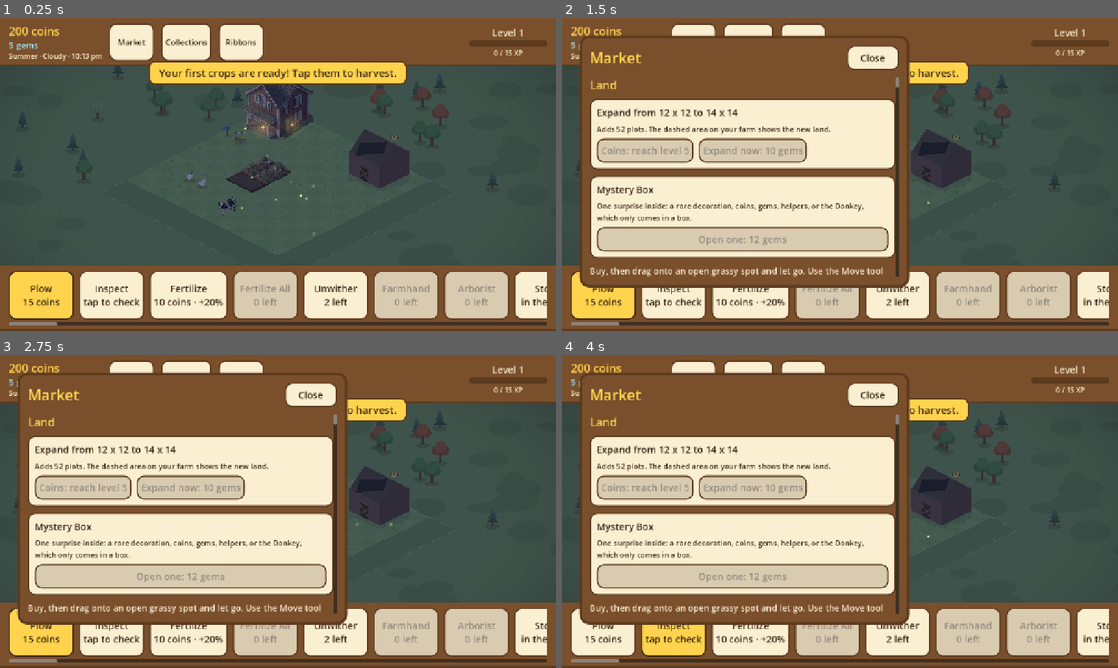
Above: before the commit, frames 1-4 (two rows, left to right).
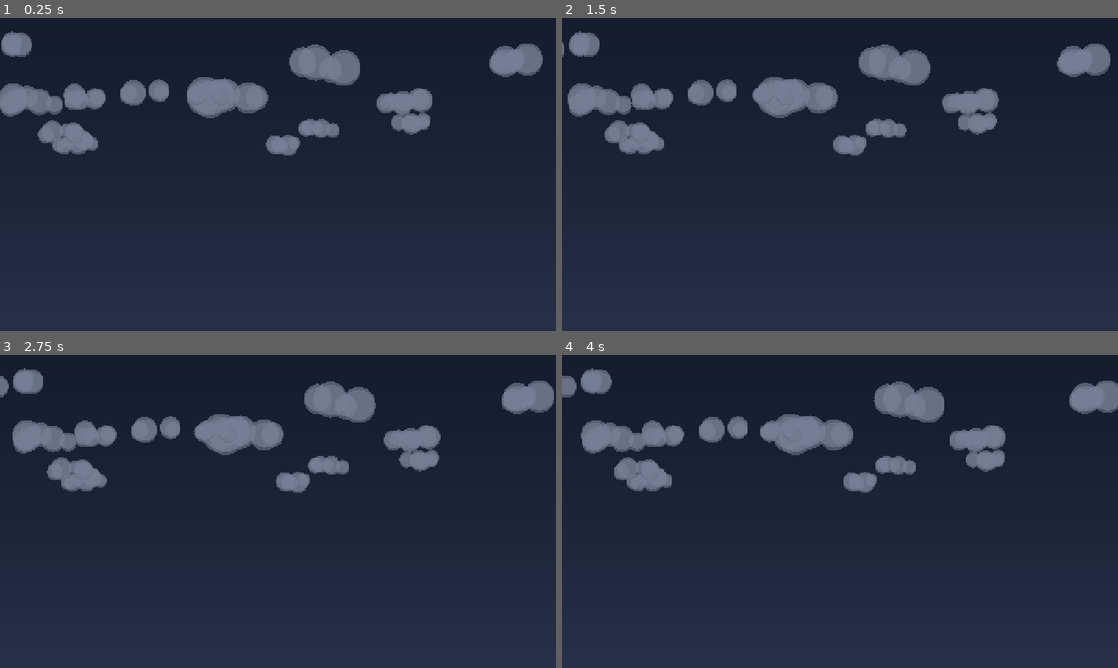
Above: after the commit, the same moments.

Repository: aniket-patra-1998/farm-game
Game: Godot game, scene res://scenes/main.tscn
The game is run twice, just before and just after one commit, with the same random seed, the same clock (stepped at 60 frames per second) and the same inputs.
Inputs (mouse positions are in pixels of both pictures, inside the frame that each line leads up to):
- Up to frame 1 (0.25 s): no input
- Up to frame 2 (1.5 s): click (695, 43) at 0.5 s, where only the run before the commit has a clickable "Market"; click (751, 43) at 1.25 s, where only the run before the commit has a clickable "Collections"
- Up to frame 3 (2.75 s): click (239, 380) at 2 s, where only the run before the commit has a clickable "Ribbons"
- Up to frame 4 (4 s): click (600, 633) at 2.75 s, where only the run before the commit has a clickable "Plow 15 coins"; click (673, 633) at 3.5 s, where only the run before the commit has a clickable "Inspect tap to check"

The runs differ from the first frame. In frame 1, 98% of the frame differs, in the area x 0-100%, y 0-100%; in frame 2, 99%; in frame 3, 99%; in frame 4, 99%.
Error after the commit: Parse Error: Could not parse global class "ObjectLayer" from "res://scripts/world/object_layer.gd". (res://scripts/farm_grid.gd:51)

Commit message:
Rendering rebuilt in layers: continuous ground, soft contact shadows, every crop and object its own depth-sorted node (correct for multi-tile buildings), an overlay for signs and twinkles; pieces redraw only when they change
Co-Authored-By: Claude Opus 5.5 <noreply@anthropic.com>
Claude-Session: https://claude.ai/code/session_014fNSr1566M9NhC2mwnPott

Diff:
--- a/scripts/farm_grid.gd
+++ b/scripts/farm_grid.gd
@@ -44,17 +44,53 @@
 var placing := {}
 
 
+## The farm is drawn in layers, back to front: ground, shadows, the depth-sorted pieces, then the overlay.
+## Floating texts and sparkles are added on top as they happen.
+var ground: GroundLayer
+var shadows: ShadowLayer
+var pieces: ObjectLayer
+var overlay: OverlayLayer
+
+
 func _ready() -> void:
-	Game.plot_changed.connect(func(_i: int) -> void: queue_redraw())
+	ground = GroundLayer.new()
+	ground.grid = self
+	ground.z_index = -3000
+	add_child(ground)
+	shadows = ShadowLayer.new()
+	shadows.grid = self
+	shadows.z_index = -2600
+	add_child(shadows)
+	pieces = ObjectLayer.new()
+	pieces.grid = self
+	add_child(pieces)
+	overlay = OverlayLayer.new()
+	overlay.grid = self
+	overlay.objects = pieces
+	overlay.z_index = 5
+	add_child(overlay)
+	Game.plot_changed.connect(pieces.on_plot)
+	Game.objects_changed.connect(_on_objects_changed)
+	Game.farm_expanded.connect(func(_n: int) -> void:
+		ground.queue_redraw()
+		pieces.queue_sync())
+	placing_changed.connect(func(_t: String) -> void: _on_objects_changed())
+	pieces.sync()
 	Game.building_upgraded.connect(_on_building_upgraded)
 	# Finds while farming (fuel, collectibles, Perfect Bunches) float up from their plot.
 	Game.found.connect(func(i: int, text: String) -> void: _float(center_of(i) + Vector2(0, -90), text, COLOR_PART, 1.8))
-	# Crops change growth stage over time and ripe crops twinkle; redraw ten times a second.
-	var timer := Timer.new()
-	timer.wait_time = 0.1
-	timer.autostart = true
-	timer.timeout.connect(queue_redraw)
-	add_child(timer)
+
+
+func _on_objects_changed() -> void:
+	pieces.queue_sync()
+	shadows.queue_redraw()
+
+
+## Everything redrawn from scratch, e.g. after new art was loaded.
+func redraw_world() -> void:
+	ground.queue_redraw()
+	shadows.queue_redraw()
+	pieces.redraw_all()
 
 
 func set_tool(tool_name: String, crop_id: String) -> void:
@@ -113,39 +149,34 @@
 
 # ---------------------------------------------------------------- drawing
 
-func _draw() -> void:
+# ---------------------------------------------------------------- drawing (called by the layers)
+
+## Ground layer: countryside, trees around the farm, the next expansion and your grass.
+func draw_ground_on(ci: CanvasItem) -> void:
 	var n := Game.farm_size
-	PlaceholderArt.draw_meadow(self, n, TILE_W, TILE_H, MEADOW_MARGIN)
-	_draw_scenery(n)
-	_draw_next_expansion()
-	PlaceholderArt.draw_farm_border(self, n, TILE_W, TILE_H)
-	# Each object is drawn right after its front tile, so depth order stays right.
-	var after_tile := {}
+	PlaceholderArt.draw_meadow(ci, n, TILE_W, TILE_H, MEADOW_MARGIN)
+	_draw_scenery(ci, n)
+	_draw_next_expansion(ci)
+	PlaceholderArt.draw_field(ci, n, TILE_W, TILE_H)
+	PlaceholderArt.draw_farm_border(ci, n, TILE_W, TILE_H)
+
+
+## Overlay: vehicle area, count signs, twinkles and hearts, and the ghost of what's being placed.
+func draw_overlay_on(ci: CanvasItem, ready: Array) -> void:
+	if not _vehicle_flash.is_empty() and Time.get_ticks_msec() < int(_vehicle_flash["until"]):
+		PlaceholderArt.draw_footprint(ci, corners_of(int(_vehicle_flash["row"]), int(_vehicle_flash["col"]),
+			int(_vehicle_flash["w"]), int(_vehicle_flash["h"])), true)
 	var lifted := int(placing.get("uid", -1))
+	var t := Time.get_ticks_msec() / 1000.0
 	for o in Game.objects:
 		if int(o["uid"]) == lifted:
 			continue
 		var fp := Game.footprint(o["id"])
-		var front := Game.index_of(int(o["row"]) + fp.y - 1, int(o["col"]) + fp.x - 1)
-		if not after_tile.has(front):
-			after_tile[front] = []
-		after_tile[front].append(o)
-	# Back to front, so taller crops overlap the plots behind them.
-	for diag in range(2 * n - 1):
-		for row in range(n):
-			var col := diag - row
-			if col < 0 or col >= n:
-				continue
-			var i := Game.index_of(row, col)
-			_draw_plot(i, row, col)
-			for o in after_tile.get(i, []):
-				_draw_object(o)
-	if not _vehicle_flash.is_empty() and Time.get_ticks_msec() < int(_vehicle_flash["until"]):
-		PlaceholderArt.draw_footprint(self, corners_of(int(_vehicle_flash["row"]), int(_vehicle_flash["col"]),
-			int(_vehicle_flash["w"]), int(_vehicle_flash["h"])), true)
-	# Count signs last, so the ground in front of a building never hides them.
-	for o in Game.objects:
-		if int(o["uid"]) == lifted or Game.under_construction(o):
+		var g := corners_of(int(o["row"]), int(o["col"]), fp.x, fp.y)
+		if o.get("stray", false):
+			var bob := sin(Time.get_ticks_msec() / 300.0) * 4.0
+			PlaceholderArt.draw_stray_marker(ci, (g[0] + g[2]) / 2.0 + Vector2(0, -78 + bob))
+		if Game.under_construction(o):
 			continue
 		var counts := Vector2i(-1, -1)
 		if o["id"] == "barn" and not o.get("broken", false):
@@ -153,14 +184,30 @@
 		elif Game.is_building(o):
 			counts = Vector2i(Game.inside_total(o), Game.capacity(o))
 		if counts.x >= 0:
+			PlaceholderArt.draw_count_sign(ci, g, counts.x, counts.y)
+	# Twinkles: each on its own beat, so a ripe field shimmers instead of blinking.
+	for p in ready:
+		var piece := p as FarmPiece
+		if piece.plot >= 0:
+			var i := piece.plot
+			var glow := 0.5 + 0.5 * sin(t * 2.6 + float(i % 7) * 0.9)
+			var spot := top_of(_row(i), _col(i)) + Vector2(TILE_W * 0.12 * (1 if i % 2 == 0 else -1), TILE_H * 0.05 - PlaceholderArt.SLAB)
+			PlaceholderArt.draw_twinkle(ci, spot, 9.0 + 5.0 * glow, glow)
+		else:
+			var o := Game.object_by_uid(piece.uid)
+			if o.is_empty():
+				continue
 			var fp := Game.footprint(o["id"])
-			PlaceholderArt.draw_count_sign(self, corners_of(int(o["row"]), int(o["col"]), fp.x, fp.y), counts.x, counts.y)
-	_draw_placing()
+			var g := corners_of(int(o["row"]), int(o["col"]), fp.x, fp.y)
+			var glow := 0.5 + 0.5 * sin(t * 2.6 + float(piece.uid % 7))
+			var high := -110.0 if Game.is_building(o) or Game.is_crafting(o) else -70.0
+			PlaceholderArt.draw_twinkle(ci, (g[0] + g[2]) / 2.0 + Vector2(22, high), 11.0 + 6.0 * glow, glow)
+	_draw_placing(ci)
 
 
 ## The land the next expansion would add, drawn as dim wild grass around the farm.
 ## Trees scattered along the back two sides of the farm (never in front, so nothing hides your land).
-func _draw_scenery(n: int) -> void:
+func _draw_scenery(ci: CanvasItem, n: int) -> void:
 	if _scenery.is_empty():
 		var rng := RandomNumberGenerator.new()
 		rng.seed = 909
@@ -180,19 +227,19 @@
 		var id: String = t[2]
 		var at := top_of_f(r + 0.5, c + 0.5) + Vector2(0, TILE_H / 2.0)
 		if SpriteBank.has(id):
-			SpriteBank.draw(self, id, at)
+			SpriteBank.draw(ci, id, at)
 		else:
 			var g := PackedVector2Array([top_of_f(r, c), top_of_f(r, c + 1), top_of_f(r + 1, c + 1), top_of_f(r + 1, c)])
-			PlaceholderArt.draw_object(self, Game.item_data(id), g, false, 1, 0, 0)
-
-
-func _draw_next_expansion() -> void:
+			PlaceholderArt.draw_object(ci, Game.item_data(id), g, false, 1, 0, 0)
+
+
+func _draw_next_expansion(ci: CanvasItem) -> void:
 	var step := Game.next_expansion()
 	if step.is_empty():
 		return
 	var size := int(step["size"])
 	var outer := corners_of(0, 0, size, size)
-	PlaceholderArt.draw_wild_land(self, outer)
+	PlaceholderArt.draw_wild_land(ci, outer)
 
 
 ## The four ground corners (top, right, bottom, left) of a footprint.
@@ -200,15 +247,16 @@
 	return PackedVector2Array([top_of(row, col), top_of(row, col + w), top_of(row + h, col + w), top_of(row + h, col)])
 
 
-func _draw_object(o: Dictionary) -> void:
+## One object (FarmPiece): its sprite or code drawing. Marks and twinkles are on the overlay.
+func draw_object_on(ci: CanvasItem, o: Dictionary) -> void:
 	var it := Game.item_data(o["id"])
 	var fp := Game.footprint(o["id"])
 	var corners := corners_of(int(o["row"]), int(o["col"]), fp.x, fp.y)
 	if Game.under_construction(o):
 		if Game.kind_of(o) == "vehicle":
-			PlaceholderArt.draw_chassis(self, corners, it)
+			PlaceholderArt.draw_chassis(ci, corners, it)
 		else:
-			PlaceholderArt.draw_frame(self, corners, it)
+			PlaceholderArt.draw_frame(ci, corners, it)
 		return
 	var is_ready_now := Game.is_ready(o) or (Game.is_crafting(o) and Game.crafts_done(o) > 0)
 	var building := Game.is_building(o)
@@ -224,27 +272,18 @@
 	if flipped:
 		# Mirror around the object's own centre line.
 		var cx := (corners[1].x + corners[3].x) / 2.0
-		draw_set_transform(Vector2(2.0 * cx, 0), 0.0, Vector2(-1, 1))
+		ci.draw_set_transform(Vector2(2.0 * cx, 0), 0.0, Vector2(-1, 1))
 	var art := "" if o.get("broken", false) else Game.art_for(o)
 	if art != "":
-		SpriteBank.draw(self, art, (corners[0] + corners[2]) / 2.0)
+		SpriteBank.draw(ci, art, (corners[0] + corners[2]) / 2.0)
 	else:
-		PlaceholderArt.draw_object(self, it, corners, is_ready_now, int(o.get("level", 1)),
+		PlaceholderArt.draw_object(ci, it, corners, is_ready_now, int(o.get("level", 1)),
 			inside, cap, o.get("broken", false))
 	if flipped:
-		draw_set_transform(Vector2.ZERO, 0.0, Vector2.ONE)
-	if o.get("stray", false):
-		var c1 := (corners[0] + corners[2]) / 2.0
-		var bob := sin(Time.get_ticks_msec() / 300.0) * 4.0
-		PlaceholderArt.draw_stray_marker(self, c1 + Vector2(0, -78 + bob))
-	if is_ready_now:
-		var t := Time.get_ticks_msec() / 1000.0
-		var glow := 0.5 + 0.5 * sin(t * 2.6 + float(int(o["uid"]) % 7))
-		var c := (corners[0] + corners[2]) / 2.0
-		PlaceholderArt.draw_twinkle(self, c + Vector2(22, -70 if not building else -110), 11.0 + 6.0 * glow, glow)
-
-
-func _draw_placing() -> void:
+		ci.draw_set_transform(Vector2.ZERO, 0.0, Vector2.ONE)
+
+
+func _draw_placing(ci: CanvasItem) -> void:
 	if placing.is_empty() or int(placing["row"]) < 0:
 		return
 	var it := Game.item_data(placing["item"])
@@ -253,7 +292,7 @@
 	var col := int(placing["col"])
 	var corners := corners_of(row, col, fp.x, fp.y)
 	var ok := Game.can_place(placing["item"], row, col, int(placing["uid"]))
-	PlaceholderArt.draw_footprint(self, corners, ok)
+	PlaceholderArt.draw_footprint(ci, corners, ok)
 	var level := 1
 	var inside := 0
 	var cap := 0
@@ -265,20 +304,20 @@
 			cap = Game.capacity(o)
 	elif it.get("kind", "") == "building":
 		cap = int(it["levels"][0])
-	PlaceholderArt.draw_object(self, it, corners, false, level, inside, cap)
-
-
-func _draw_plot(i: int, row: int, col: int) -> void:
-	var top := top_of(row, col)
+	PlaceholderArt.draw_object(ci, it, corners, false, level, inside, cap)
+
+
+## One plowed or planted plot (FarmPiece): a raised bed, and the crop on it.
+func draw_plot_on(ci: CanvasItem, i: int) -> void:
+	var top := top_of(_row(i), _col(i))
 	var ph := Game.phase(i)
-	if ph == GameState.Phase.GRASS or Game.is_occupied(i):
-		PlaceholderArt.draw_grass(self, top, TILE_W, TILE_H, i * 7919, (row + col) % 2 == 0)
+	if ph == GameState.Phase.GRASS:
 		return
 	var art := Game.crop_art_for(i) if ph != GameState.Phase.PLOWED else ""
 	if art == "":  # painted crops bring their own raised bed
-		PlaceholderArt.draw_soil(self, top, TILE_W, TILE_H, ph != GameState.Phase.PLOWED)
+		PlaceholderArt.draw_soil(ci, top, TILE_W, TILE_H, ph != GameState.Phase.PLOWED)
 	if Game.is_fertilized(i):
-		PlaceholderArt.draw_fertilizer(self, top, TILE_W, TILE_H)
+		PlaceholderArt.draw_fertilizer(ci, top + Vector2(0, -PlaceholderArt.SLAB), TILE_W, TILE_H)
 	if ph == GameState.Phase.PLOWED:
 		return
 	var crop: Dictionary = Game.crops[Game.crop_at(i)]
@@ -288,16 +327,9 @@
 	elif ph == GameState.Phase.WITHERED:
 		stage = "withered"
 	if art != "":
-		SpriteBank.draw(self, art, top + Vector2(0, TILE_H / 2.0))
+		SpriteBank.draw(ci, art, top + Vector2(0, TILE_H / 2.0))
 	else:
-		PlaceholderArt.draw_crop(self, top + Vector2(0, TILE_H / 2.0 - PlaceholderArt.SLAB), TILE_W, TILE_H, crop, stage, Game.growth(i))
-	if stage == "ripe":
-		# Each plot twinkles on its own beat, so a ripe field shimmers instead of blinking.
-		var t := Time.get_ticks_msec() / 1000.0
-		var phase_offset := float(i % 7) * 0.9
-		var glow := 0.5 + 0.5 * sin(t * 2.6 + phase_offset)
-		var spot := top + Vector2(TILE_W * 0.12 * (1 if i % 2 == 0 else -1), TILE_H * 0.05)
-		PlaceholderArt.draw_twinkle(self, spot, 9.0 + 5.0 * glow, glow)
+		PlaceholderArt.draw_crop(ci, top + Vector2(0, TILE_H / 2.0 - PlaceholderArt.SLAB), TILE_W, TILE_H, crop, stage, Game.growth(i))
 
 
 ## Called when a second finger lands: that's a pinch, so the first finger's tap is off.
--- a/scripts/placeholder_art.gd
+++ b/scripts/placeholder_art.gd
@@ -70,6 +70,32 @@
 		var t := TAU * k / 20.0
 		pts.append(center + Vector2(cos(t) * rx, sin(t) * ry))
 	ci.draw_colored_polygon(pts, col)
+
+
+## Your land's grass as one continuous field: a base colour with soft patches of lighter and darker
+## grass and tufts, the same every time (no checkerboard).
+static func draw_field(ci: CanvasItem, n: int, w: float, h: float) -> void:
+	var t := Vector2(0, 0)
+	var r := Vector2(n * w / 2.0, n * h / 2.0)
+	var b := Vector2(0, n * h)
+	var l := Vector2(-n * w / 2.0, n * h / 2.0)
+	ci.draw_colored_polygon(PackedVector2Array([t, r, b, l]), GRASS_A)
+	var rng := RandomNumberGenerator.new()
+	rng.seed = 1717
+	var light := GRASS_A.lightened(0.06)
+	var dark := GRASS_A.darkened(0.06)
+	for k in n * n / 3:
+		var row := rng.randf_range(0.3, n - 0.3)
+		var col := rng.randf_range(0.3, n - 0.3)
+		var p := Vector2((col - row) * w / 2.0, (col + row) * h / 2.0)
+		draw_ellipse_at(ci, p, w * rng.randf_range(0.25, 0.6), h * rng.randf_range(0.2, 0.5), light if k % 2 == 0 else dark)
+	for k in n * n * 2:
+		var row := rng.randf_range(0.1, n - 0.1)
+		var col := rng.randf_range(0.1, n - 0.1)
+		var p := Vector2((col - row) * w / 2.0, (col + row) * h / 2.0)
+		ci.draw_line(p, p + Vector2(-3, -7), GRASS_TUFT, 2.0)
+		ci.draw_line(p, p + Vector2(0, -9), GRASS_TUFT, 2.0)
+		ci.draw_line(p, p + Vector2(3, -7), GRASS_TUFT, 2.0)
 
 
 ## A soft line where your land ends, instead of the old floating-island edges.
--- /dev/null
+++ b/scripts/world/farm_piece.gd
@@ -0,0 +1,55 @@
+class_name FarmPiece
+extends Node2D
+## One thing on the farm, drawn as its own node: a plowed or planted plot, or an object (animal, tree,
+## building, decoration, vehicle). The object layer orders pieces by depth with z_index; each piece only
+## redraws when what it shows changes (see state_key).
+
+var grid: FarmGrid
+var plot := -1   # plot index, for a plot piece
+var uid := -1    # object uid, for an object piece
+var _key := ""   # what was drawn last
+
+
+func _draw() -> void:
+	if plot >= 0:
+		grid.draw_plot_on(self, plot)
+	else:
+		var o := Game.object_by_uid(uid)
+		if not o.is_empty():
+			grid.draw_object_on(self, o)
+
+
+## Redraws only if something that changes the picture has changed.
+func refresh() -> void:
+	var k := state_key()
+	if k != _key:
+		_key = k
+		queue_redraw()
+
+
+func force_redraw() -> void:
+	_key = ""
+	refresh()
+
+
+func state_key() -> String:
+	if plot >= 0:
+		var ph := Game.phase(plot)
+		var art := Game.crop_art_for(plot) if ph != GameState.Phase.PLOWED else ""
+		# Code-drawn crops grow smoothly: redraw them in tenths of their growth.
+		var growth := int(Game.growth(plot) * 10.0) if ph == GameState.Phase.GROWING and art == "" else 0
+		return "%d|%s|%s|%s|%d" % [ph, Game.crop_at(plot), art, Game.is_fertilized(plot), growth]
+	var o := Game.object_by_uid(uid)
+	if o.is_empty():
+		return ""
+	var ready := Game.is_ready(o) or (Game.is_crafting(o) and Game.crafts_done(o) > 0)
+	var inside := Game.inside_total(o) if Game.is_building(o) else 0
+	return "%s|%d|%d|%s|%s|%s|%s|%d|%s|%s" % [o["id"], int(o["row"]), int(o["col"]), int(o.get("level", 1)), ready,
+		o.get("flip", false), o.get("broken", false), inside, Game.under_construction(o), Game.art_for(o)]
+
+
+func is_ready() -> bool:
+	if plot >= 0:
+		return Game.phase(plot) == GameState.Phase.RIPE
+	var o := Game.object_by_uid(uid)
+	return not o.is_empty() and (Game.is_ready(o) or (Game.is_crafting(o) and Game.crafts_done(o) > 0))
--- /dev/null
+++ b/scripts/world/ground_layer.gd
@@ -0,0 +1,10 @@
+class_name GroundLayer
+extends Node2D
+## The ground under everything: the countryside, trees around the farm, the next expansion, and your
+## land's grass as one continuous field (no checkerboard). Redrawn only when the farm grows or art arrives.
+
+var grid: FarmGrid
+
+
+func _draw() -> void:
+	grid.draw_ground_on(self)
--- /dev/null
+++ b/scripts/world/object_layer.gd
@@ -0,0 +1,121 @@
+class_name ObjectLayer
+extends Node2D
+## Everything standing on the farm, one FarmPiece node each, drawn in correct depth order.
+##
+## Depth: on an isometric grid a 1x1 tile (r, c) is drawn by its diagonal r + c. A footprint of w x h
+## tiles starting at (r, c) must come after every tile that overlaps it on screen from behind and before
+## every tile in front; for footprints whose sides differ by at most one tile that is exactly "after the
+## diagonal r + c + min(w, h) - 1". So plots get z = 2 * (r + c) and objects 2 * (r + c + min(w, h) - 1) + 1,
+## which keeps tiles and objects correctly interleaved without any per-frame sorting.
+
+const Z_BASE := -2000   # pieces sit below the overlay and effects (z >= 0) and above the ground
+
+var grid: FarmGrid
+var pieces := {}        # "p<index>" or "o<uid>" -> FarmPiece
+var _sync_queued := false
+var _ready: Array = []  # pieces showing something ready, kept fresh by refresh_all and sync
+
+
+func _ready() -> void:
+	var timer := Timer.new()
+	timer.wait_time = 1.0  # crops change stage and things become ready over time
+	timer.autostart = true
+	timer.timeout.connect(refresh_all)
+	add_child(timer)
+
+
+static func plot_z(row: int, col: int) -> int:
+	return Z_BASE + 2 * (row + col)
+
+
+static func object_z(row: int, col: int, fp: Vector2i) -> int:
+	return Z_BASE + 2 * (row + col + mini(fp.x, fp.y) - 1) + 1
+
+
+## Coalesces many change signals in one frame into a single sync.
+func queue_sync() -> void:
+	if not _sync_queued:
+		_sync_queued = true
+		call_deferred("sync")
+
+
+## A single plot changed: add, drop or redraw just its piece.
+func on_plot(i: int) -> void:
+	if i < 0:
+		queue_sync()
+		return
+	_sync_plot(i)
+
+
+func sync() -> void:
+	_sync_queued = false
+	var want := {}
+	var n := Game.farm_size
+	for r in n:
+		for c in n:
+			var i := Game.index_of(r, c)
+			if _wants_plot(i):
+				want["p%d" % i] = true
+	var lifted := int(grid.placing.get("uid", -1))
+	for o in Game.objects:
+		if int(o["uid"]) != lifted:
+			want["o%d" % int(o["uid"])] = true
+	for key in pieces.keys():
+		if not want.has(key):
+			(pieces[key] as FarmPiece).queue_free()
+			pieces.erase(key)
+	for key in want:
+		var p: FarmPiece = pieces.get(key)
+		if p == null:
+			p = FarmPiece.new()
+			p.grid = grid
+			if str(key).begins_with("p"):
+				p.plot = int(str(key).substr(1))
+			else:
+				p.uid = int(str(key).substr(1))
+			pieces[key] = p
+			add_child(p)
+		_place(p)
+		p.refresh()
+	_ready = pieces.values().filter(func(p): return p.is_ready())
+
+
+func refresh_all() -> void:
+	for p in pieces.values():
+		(p as FarmPiece).refresh()
+	_ready = pieces.values().filter(func(p): return p.is_ready())
+
+
+## Every piece redrawn (art arrived, day changed...).
+func redraw_all() -> void:
+	for p in pieces.values():
+		(p as FarmPiece).force_redraw()
+
+
+## Pieces showing something ready to collect (the overlay twinkles over them).
+func ready_pieces() -> Array:
+	return _ready.filter(func(p): return is_instance_valid(p) and p.is_ready())
+
+
+func _wants_plot(i: int) -> bool:
+	return Game.phase(i) != GameState.Phase.GRASS and not Game.is_occupied(i)
+
+
+func _sync_plot(i: int) -> void:
+	var key := "p%d" % i
+	var has := pieces.has(key)
+	if _wants_plot(i) != has:
+		queue_sync()
+	elif has:
+		var p := pieces[key] as FarmPiece
+		p.refresh()
+		if p.is_ready() and not _ready.has(p):
+			_ready.append(p)
+
+
+func _place(p: FarmPiece) -> void:
+	if p.plot >= 0:
+		p.z_index = plot_z(int(p.plot / float(GameState.MAX_SIZE)), p.plot % GameState.MAX_SIZE)
+	else:
+		var o := Game.object_by_uid(p.uid)
+		p.z_index = object_z(int(o["row"]), int(o["col"]), Game.footprint(o["id"]))
--- /dev/null
+++ b/scripts/world/overlay_layer.gd
@@ -0,0 +1,15 @@
+class_name OverlayLayer
+extends Node2D
+## Drawn over the whole farm every frame, and cheap: where a vehicle just worked, building count signs,
+## twinkles over ready things, hearts over lost animals, and the ghost of something being placed.
+
+var grid: FarmGrid
+var objects: ObjectLayer
+
+
+func _process(_delta: float) -> void:
+	queue_redraw()
+
+
+func _draw() -> void:
+	grid.draw_overlay_on(self, objects.ready_pieces())
--- /dev/null
+++ b/scripts/world/shadow_layer.gd
@@ -0,0 +1,35 @@
+class_name ShadowLayer
+extends Node2D
+## Soft contact shadows under every object, on the ground and beneath the objects themselves, so things
+## sit on the farm instead of floating over it. Light comes from the upper left, as in the art.
+
+var grid: FarmGrid
+
+
+func _draw() -> void:
+	var lifted := int(grid.placing.get("uid", -1))
+	for o in Game.objects:
+		if int(o["uid"]) == lifted:
+			continue
+		var kind := Game.kind_of(o)
+		if kind in ["path", "fence"] or str(Game.item_data(o["id"]).get("shape", "")) in ["path", "fence", "wall", "hedge"]:
+			continue
+		var fp := Game.footprint(o["id"])
+		var g := grid.corners_of(int(o["row"]), int(o["col"]), fp.x, fp.y)
+		var c := (g[0] + g[2]) / 2.0
+		var big := maxf(fp.x, fp.y)
+		var tall := kind in ["building", "barn", "crafting", "tree"]
+		var off := Vector2(FarmGrid.TILE_W * 0.1, FarmGrid.TILE_H * 0.08) * big * (1.0 if tall else 0.4)
+		var rx := FarmGrid.TILE_W * 0.5 * big * (0.95 if tall else 0.38)
+		var ry := FarmGrid.TILE_H * 0.5 * big * (0.95 if tall else 0.38)
+		for k in 3:
+			var s := 1.0 - k * 0.18
+			_ellipse(c + off, rx * s, ry * s, Color(0.05, 0.09, 0.03, 0.09 + k * 0.03))
+
+
+func _ellipse(center: Vector2, rx: float, ry: float, col: Color) -> void:
+	var pts := PackedVector2Array()
+	for k in 24:
+		var t := TAU * k / 24.0
+		pts.append(center + Vector2(cos(t) * rx, sin(t) * ry))
+	draw_colored_polygon(pts, col)
--- a/tools/style_preview.gd
+++ b/tools/style_preview.gd
@@ -40,7 +40,7 @@
 	var grid: FarmGrid = main.get("grid")
 	for style in ["code"] + STYLES:
 		SpriteBank.use_dir("res://art/pilot/" + style)
-		grid.queue_redraw()
+		grid.redraw_world()
 		cam.zoom = Vector2(0.62, 0.62)
 		cam.position = grid.to_global(grid.center_of(Game.index_of(4, 5)))
 		for k in 4:
